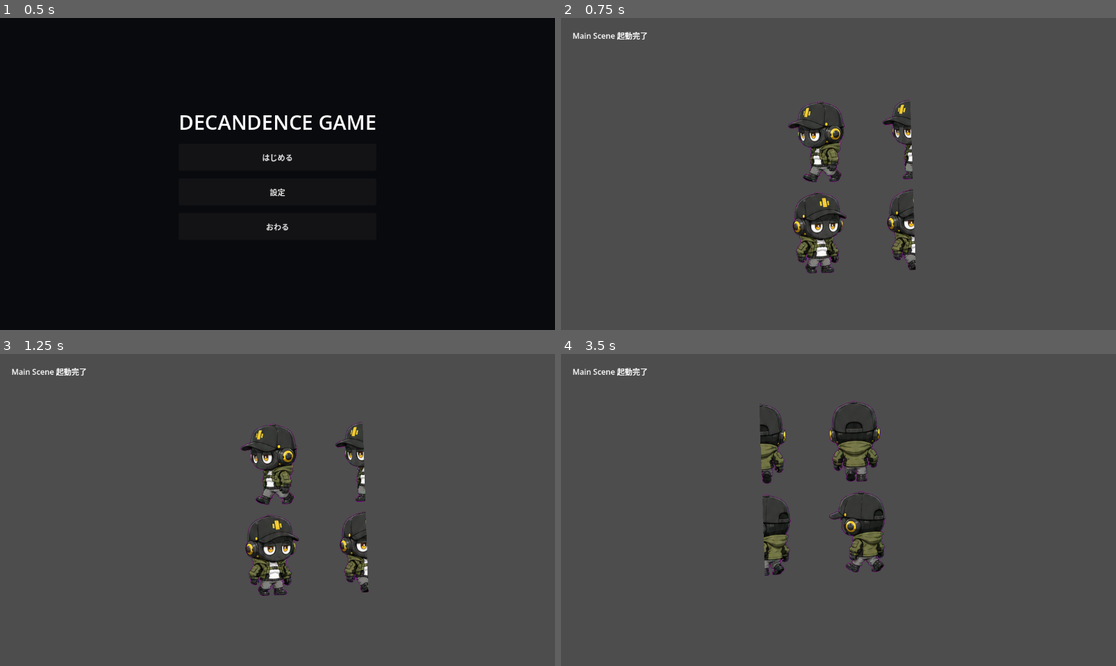
Above: before the commit, frames 1-4 (two rows, left to right).
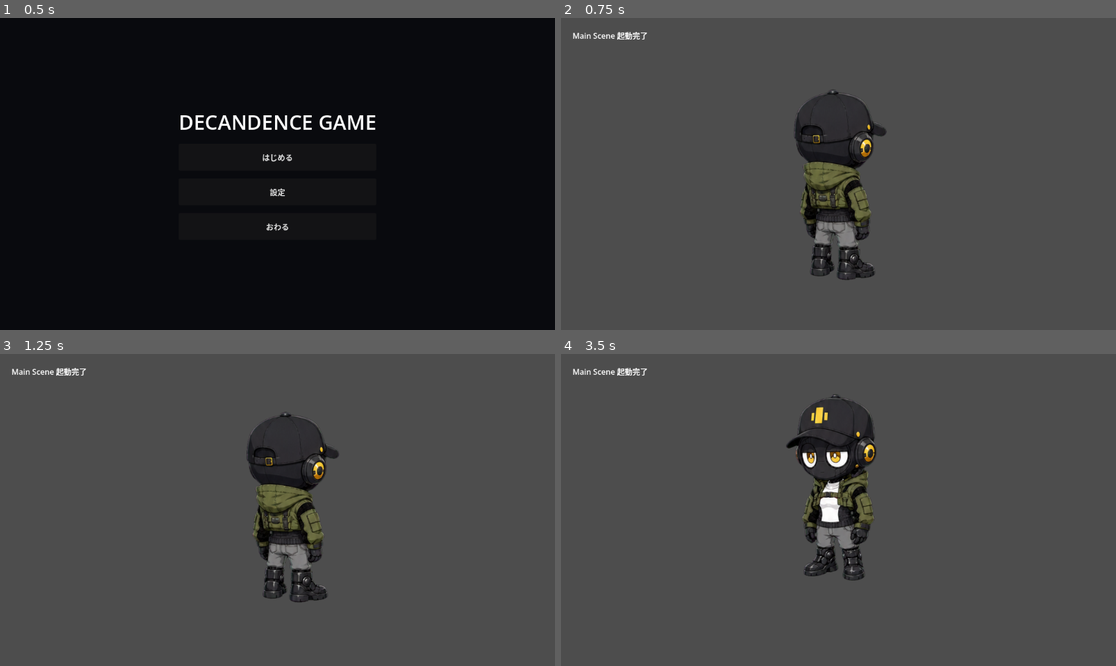
Above: after the commit, the same moments.

Repository: grimoire1089-coder/optimistic
Game: Godot game, scene res://Scenes/Boot/TitleScene.tscn
The game is run twice, just before and just after one commit, with the same random seed, the same clock (stepped at 60 frames per second) and the same inputs.
Inputs:
- Up to frame 1 (0.5 s): no input
- Up to frame 2 (0.75 s): click "はじめる" at 0.5 s
- Up to frame 3 (1.25 s): no input
- Up to frame 4 (3.5 s): no input

Frame 1 is identical in both runs. In frame 2, 6.6% of the frame differs, in the area x 40-64%, y 22-84%; in frame 3, 6.6%; in frame 4, 7.0%, in the area x 35-59%, y 12-73%.

Commit message:
Point Robin actor to standing direction sheet

Diff:
--- a/Scenes/Characters/Robin/RobinWanderActor.tscn
+++ b/Scenes/Characters/Robin/RobinWanderActor.tscn
@@ -1,7 +1,7 @@
 [gd_scene load_steps=6 format=3 uid="uid://cb0fyv6e2f40m"]
 
 [ext_resource type="Script" path="res://Scripts/Characters/Robin/RobinWanderActor.gd" id="1_actor"]
-[ext_resource type="Texture2D" path="res://Assets/Characters/Robin/Walk/robin_8dir_walk_3frame.png" id="2_walk_texture"]
+[ext_resource type="Texture2D" path="res://Assets/Characters/Robin/Walk/robin_8dir_standing.png" id="2_standing_texture"]
 [ext_resource type="Script" path="res://Scripts/Characters/Robin/Modules/RobinRandomWanderModule.gd" id="3_wander_module"]
 [ext_resource type="Script" path="res://Scripts/Characters/Robin/Modules/RobinWalkSpriteAnimator.gd" id="4_animator"]
 
@@ -14,10 +14,10 @@
 script = ExtResource("1_actor")
 
 [node name="Sprite2D" type="Sprite2D" parent="."]
-texture = ExtResource("2_walk_texture")
-hframes = 3
-vframes = 8
-frame = 1
+texture = ExtResource("2_standing_texture")
+hframes = 2
+vframes = 4
+frame = 0
 centered = true
 
 [node name="CollisionShape2D" type="CollisionShape2D" parent="."]
@@ -30,3 +30,7 @@
 [node name="RobinWalkSpriteAnimator" type="Node" parent="."]
 script = ExtResource("4_animator")
 sprite_path = NodePath("../Sprite2D")
+frames_per_second = 6.0
+moving_bob_amount = 5.0
+moving_rotation_degrees = 2.0
+moving_scale_amount = 0.025
